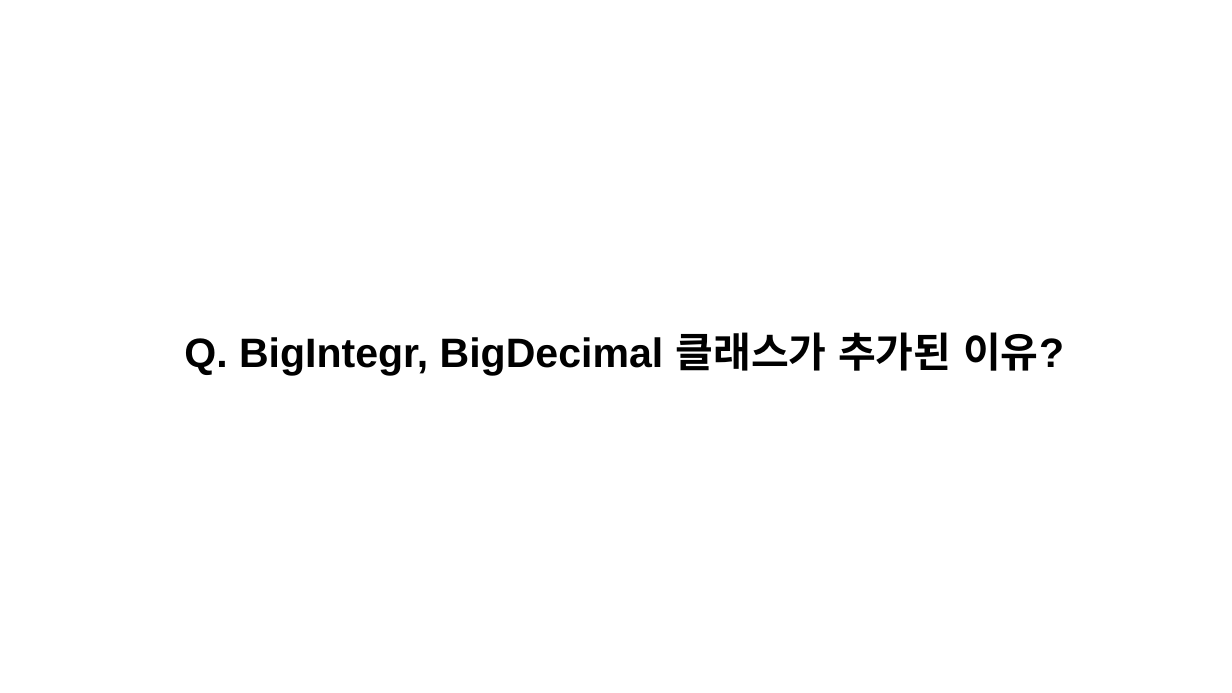
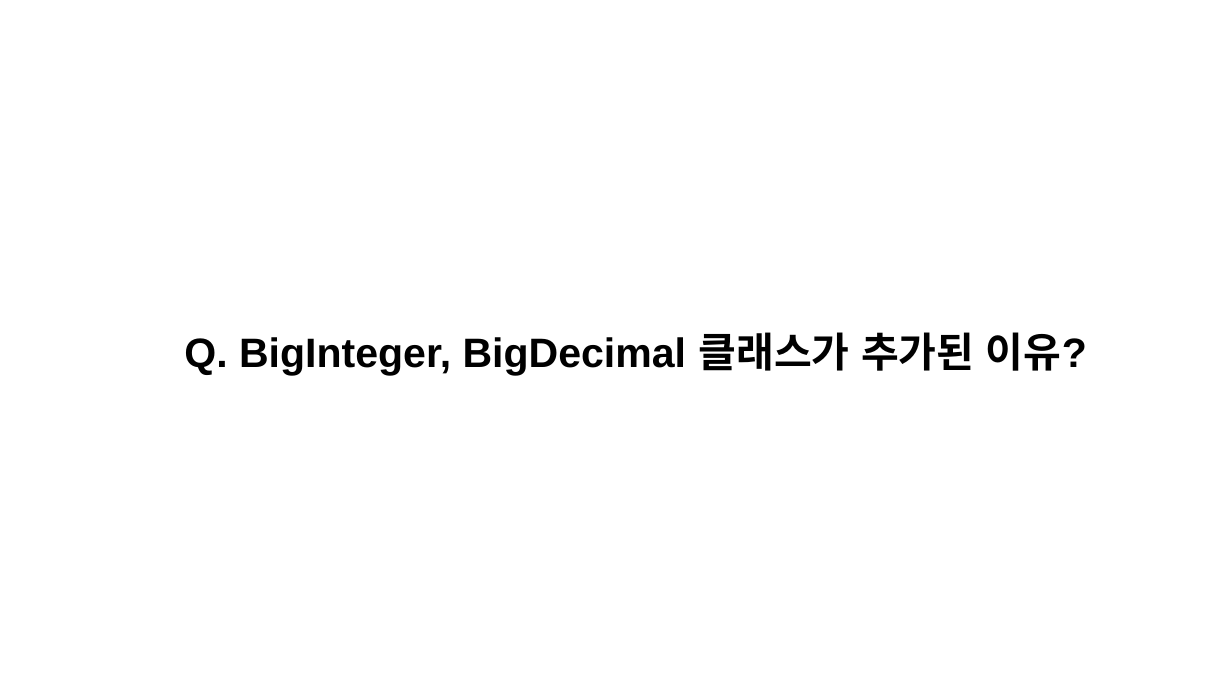
Before and after one commit to ISFX-Study/learn-study, a slide deck: slide 16 of 발표자료/20241122/20241122_래퍼클래스.pptx. Drawn at 1232x693 pixels with LibreOffice and Linux fonts; fonts in the diff are those of the drawing. Boxes give left, top, right and bottom in pixels: in the first picture for what was removed or moved away, otherwise in the second. Text is boxed around its words. In the diff, an @@ line names an element or a change of style, - is before the commit and + after.

```diff
--- a/발표자료/20241122/20241122_래퍼클래스.pptx
+++ b/발표자료/20241122/20241122_래퍼클래스.pptx
@@ text at [184, 332, 1087, 376]: text changed @@
-Q. BigIntegr, BigDecimal 클래스가 추가된 이유?
+Q. BigInteger, BigDecimal 클래스가 추가된 이유?
```
Also in this commit, not shown: 3 other files.
